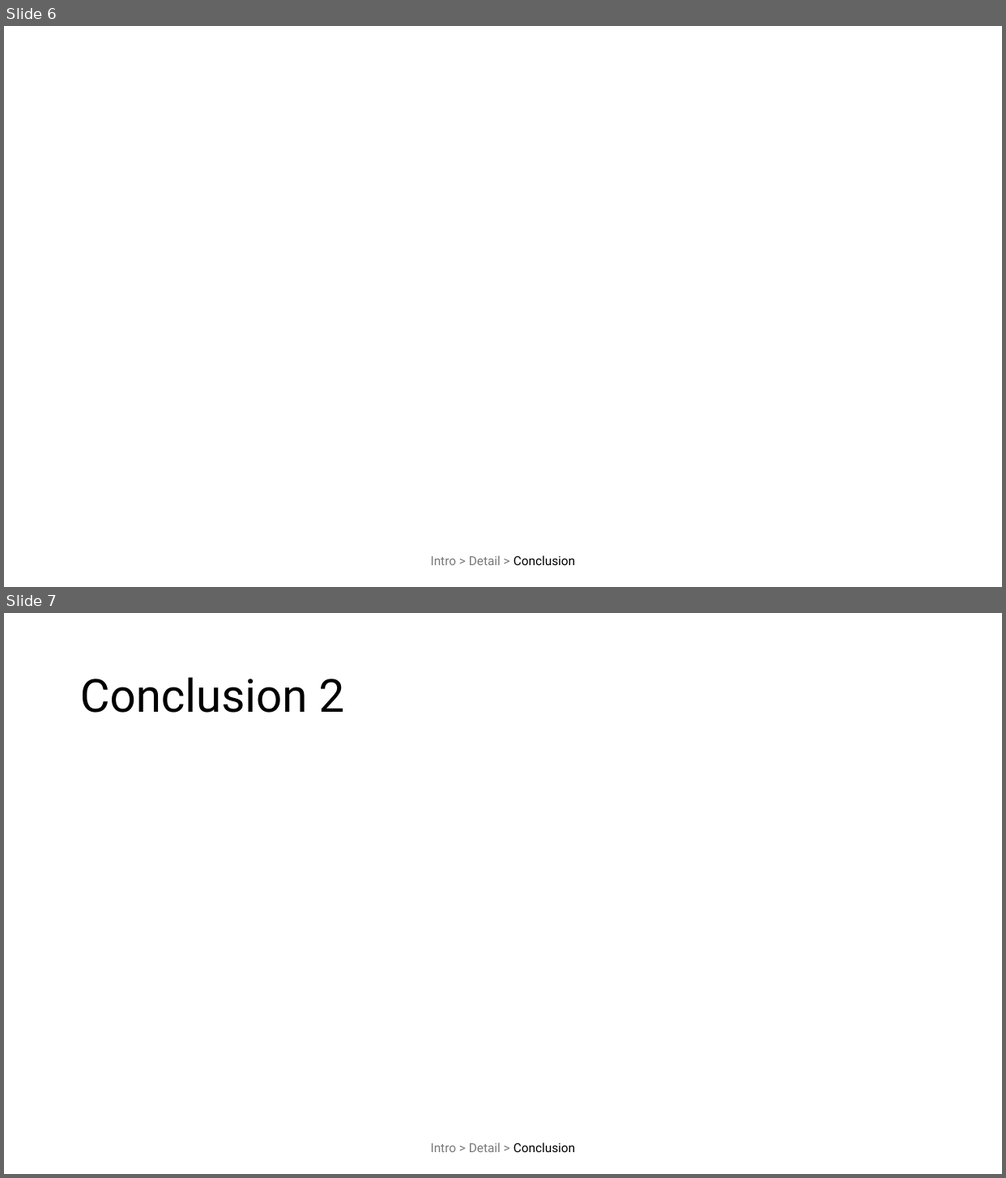
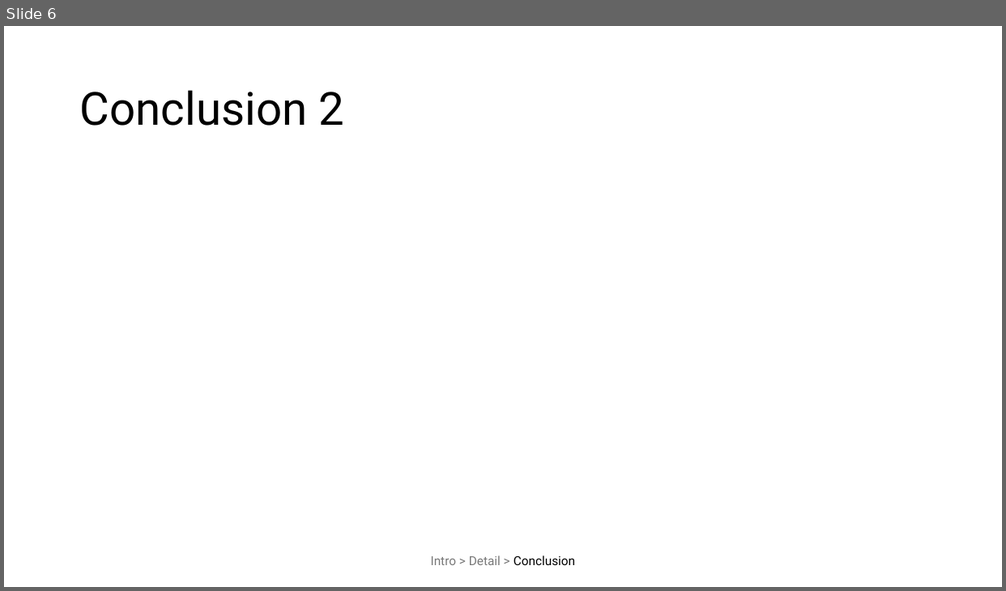
Before and after one commit to Antyos/ppt-section-timeline, a slide deck: SectionStatusBar.pptm. Shown one above the other, each under a label of ours: slides 6 and 7 before the commit, slide 6 after it. The pictures are 1006x1178 and 1006x591 pixels, drawn with LibreOffice and Linux fonts; fonts in the diff are those of the drawing. Boxes give left, top, right and bottom in pixels: in the first picture for what was removed or moved away, otherwise in the second. Text is boxed around its words. In the diff, an @@ line names an element or a change of style, - is before the commit and + after.

```diff
--- a/SectionStatusBar.pptm
+++ b/SectionStatusBar.pptm
@@ slide 6 removed at (4, 26, 1002, 587), background #FFFFFF @@
@@ text removed at (431, 556, 575, 565) @@
-Intro > Detail > Conclusion
@@ what was slide 7 is now slide 6 @@
```
Also in this commit, not shown: 3 slides changed.
